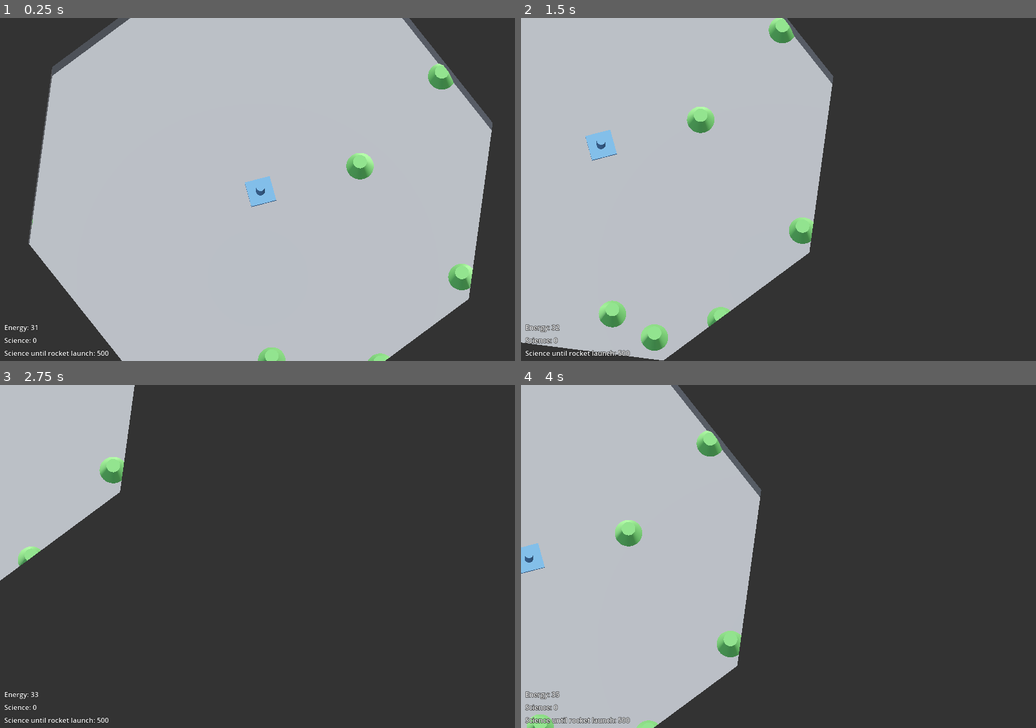
Above: before the commit, frames 1-4 (two rows, left to right).
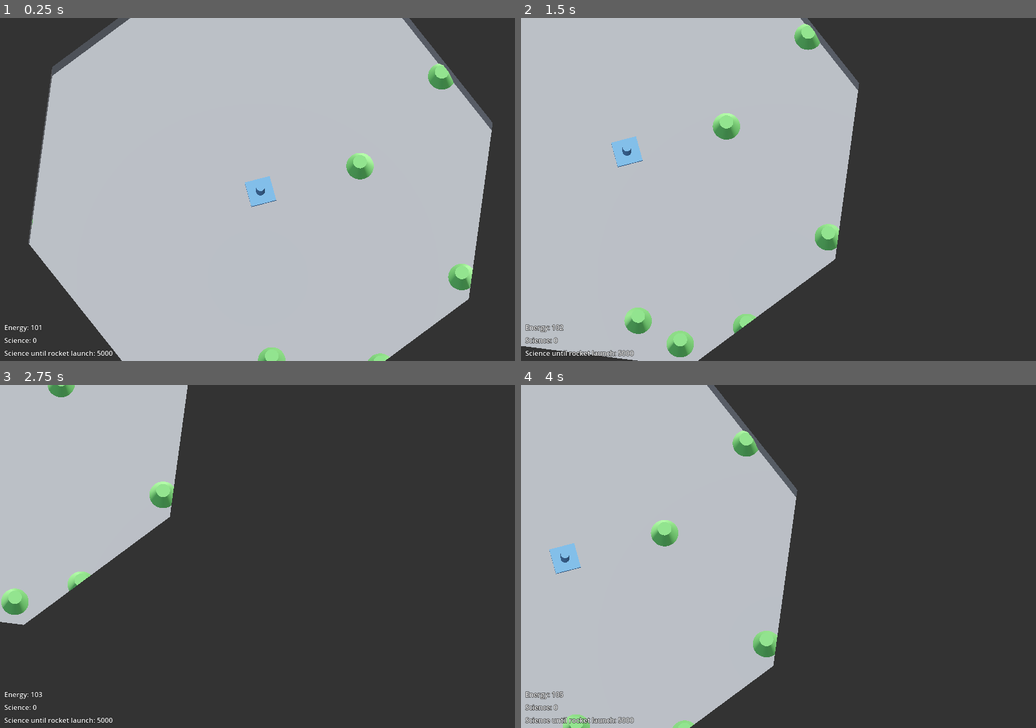
Above: after the commit, the same moments.

Repository: mcjohnalds/machine-extinction-event
Game: Godot game, scene res://main.tscn
Same seed, same stepped clock (60 frames per second), same inputs: the game is played once before the commit and once after it.
Inputs (mouse positions are in pixels of both pictures, inside the frame that each line leads up to):
- Up to frame 1 (0.25 s): no input
- Up to frame 2 (1.5 s): tap Enter at 0.5 s; move the mouse to (891, 172) at 0.52 s; hold D 0.53-1.28 s; tap 1 at 0.6 s; click (891, 172) at 0.67 s; move the mouse to (675, 206) at 1.27 s; hold S from 1.28 s (still down); tap 2 at 1.35 s
- Up to frame 3 (2.75 s): move the mouse to (309, 481) at 2.02 s; release S at 2.03 s; hold D from 2.03 s (still down); tap 3 at 2.1 s
- Up to frame 4 (4 s): move the mouse to (752, 625) at 2.77 s; release D at 2.78 s; hold W 2.78-3.53 s; tap 4 at 2.85 s; click (752, 625) at 2.92 s; move the mouse to (933, 607) at 3.52 s; hold A from 3.53 s (still down); tap 1 at 3.6 s

The runs differ from the first frame. In frame 1, less than 0.1% of the frame differs, in the area x 6-22%, y 89-99%; in frame 2, 9.1%; in frame 3, 9.1%; in frame 4, 9.7%, in the area x 0-54%, y 0-100%.

Commit message:
game balance

Diff:
--- a/main.gd
+++ b/main.gd
@@ -1,20 +1,20 @@
 class_name Main extends Node3D
 
-const ENEMY_SPAWN_DISTANCE_FROM_PLAYER := 20.0
-const CAMERA_SPEED := 7.0
+const ENEMY_SPAWN_DISTANCE_FROM_PLAYER := 30.0
+const CAMERA_SPEED := 6.0
 const TURRET_RADIUS := 6.0
 enum BuildingType {TURRET, WALL, MINE, LAB, INVALID}
 const BUILDING_ENERGY_COST = {
-	BuildingType.TURRET: 10,
-	BuildingType.WALL: 2,
-	BuildingType.MINE: 10,
-	BuildingType.LAB: 10,
+	BuildingType.TURRET: 100,
+	BuildingType.WALL: 20,
+	BuildingType.MINE: 100,
+	BuildingType.LAB: 100,
 }
 const BUILDING_ENERGY_SELL_VALUE = {
-	BuildingType.TURRET: 5,
-	BuildingType.WALL: 1,
-	BuildingType.MINE: 5,
-	BuildingType.LAB: 5,
+	BuildingType.TURRET: 50,
+	BuildingType.WALL: 10,
+	BuildingType.MINE: 50,
+	BuildingType.LAB: 50,
 }
 var turret_scene := preload("res://turret.tscn")
 var wall_scene := preload("res://wall.tscn")
@@ -47,7 +47,7 @@
 var grid_to_building := {} # Dictionary[Vector2i, Node3D]
 var grid_to_uranium := {} # Dictionary[Vector2i, Node3D]
 var grid_to_visibility_ring := {} # Dictionary[Vector2i, Node3D]
-var energy := 30
+var energy := 100
 var science := 0
 var camera_offset := Vector3.ZERO
 var enemy_spawn_position := Vector3.ZERO
@@ -228,13 +228,13 @@
 
 
 func start_enemy_spawn_loop() -> void:
-	await get_tree().create_timer(3.0).timeout
-	var enemies_per_wave := 3.0
+	await get_tree().create_timer(20.0).timeout
+	var enemies_per_wave := 1.0
 	while true:
 		enemy_spawn_position = random_enemy_spawn_position()
 
 		warning_label.visible = true
-		get_tree().create_timer(10.0).timeout.connect(func() -> void:
+		get_tree().create_timer(30.0).timeout.connect(func() -> void:
 			warning_label.visible = false
 		)
 
@@ -246,9 +246,9 @@
 				enemy_spawn_position.z + randf_range(-3.0, 3.0),
 			)
 			enemies.add_child(enemy)
-		enemies_per_wave *= 1.5
-
-		await get_tree().create_timer(20.0).timeout
+		enemies_per_wave = enemies_per_wave * 1.2 + 1.0
+
+		await get_tree().create_timer(60.0).timeout
 
 
 func start_energy_loop() -> void:
@@ -277,7 +277,7 @@
 	science = new_science
 	science_label.text = "Science: %s" % science
 	science_remaining_label.text = (
-		"Science until rocket launch: %s" % maxi(0, 500 - new_science)
+		"Science until rocket launch: %s" % maxi(0, 5000 - new_science)
 	)
 
 
